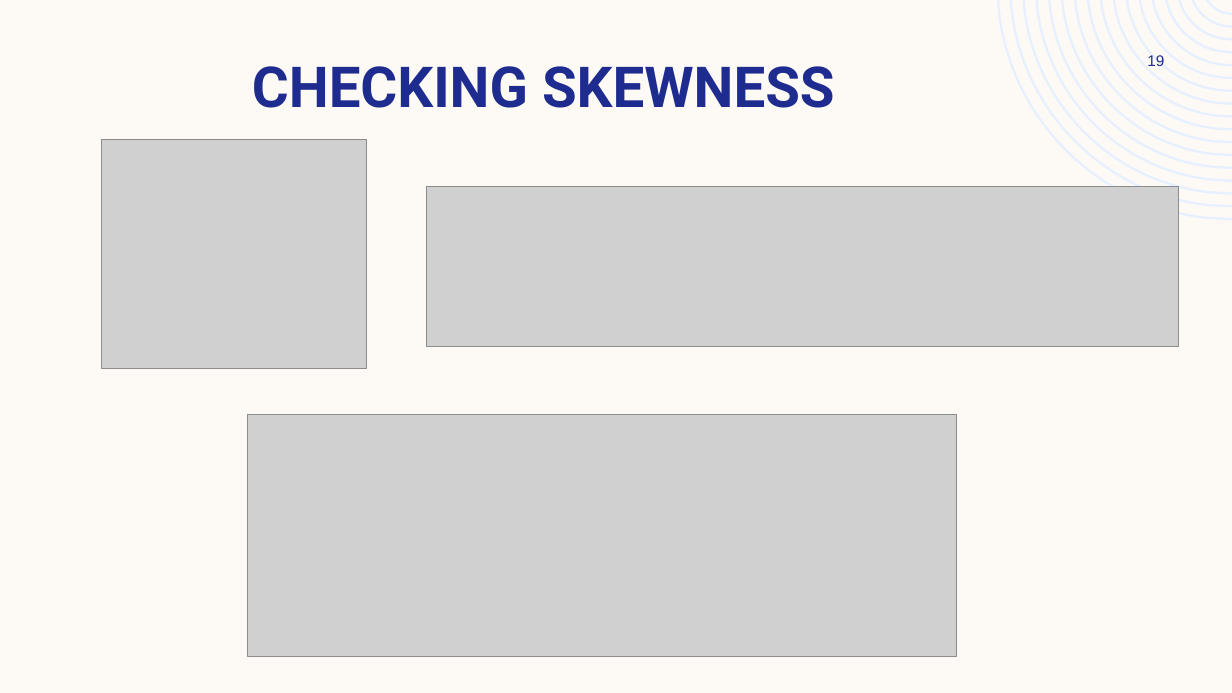
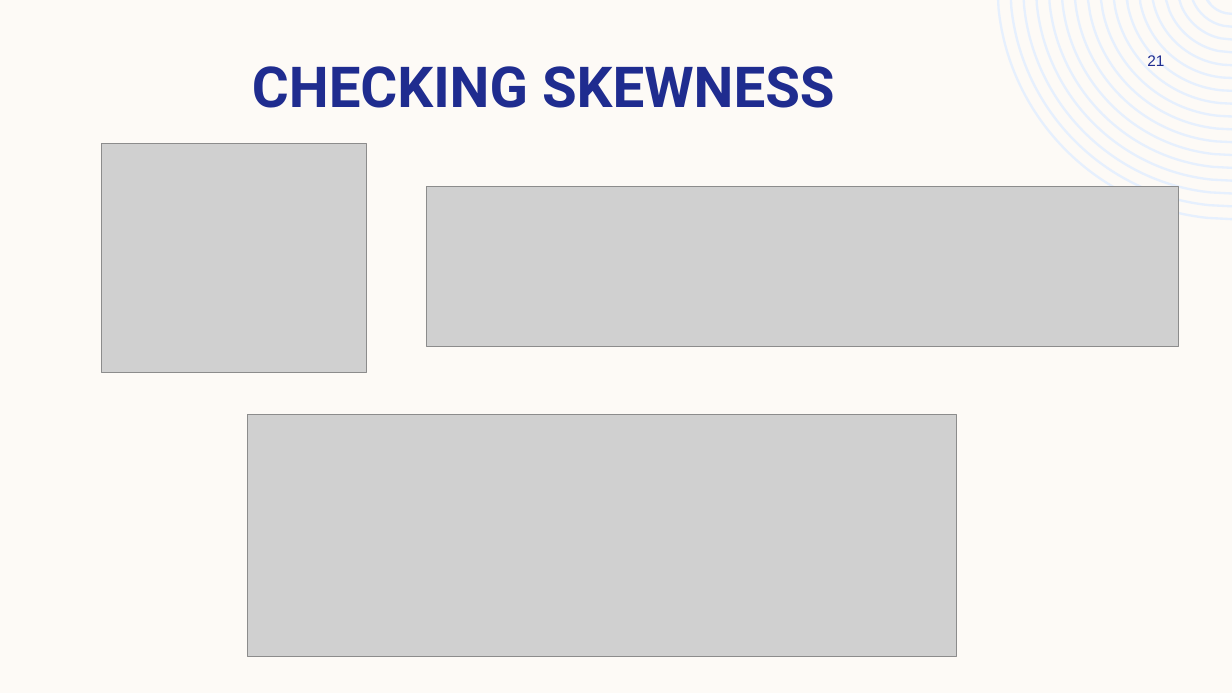
Before and after one commit to ArchanaKumari846/Internship, a slide deck: slide 21 of Project/car price prediction/car price prediction.pptx (slide 19 before the commit). Drawn at 1232x693 pixels with LibreOffice and Linux fonts; fonts in the diff are those of the drawing; grey boxes stand for pictures. Boxes give left, top, right and bottom in pixels: in the first picture for what was removed or moved away, otherwise in the second. Text is boxed around its words. In the diff, an @@ line names an element or a change of style, - is before the commit and + after.

```diff
--- a/Project/car price prediction/car price prediction.pptx
+++ b/Project/car price prediction/car price prediction.pptx
@@ page number at bbox=[1147, 55, 1164, 66]: text changed @@
-19
+21
@@ picture: place and size @@
-picture at bbox=[102, 140, 367, 368]
+picture at bbox=[102, 144, 367, 372]
```
Also in this commit, not shown: 6 other slides changed, 2 slides added, 1 other file.
